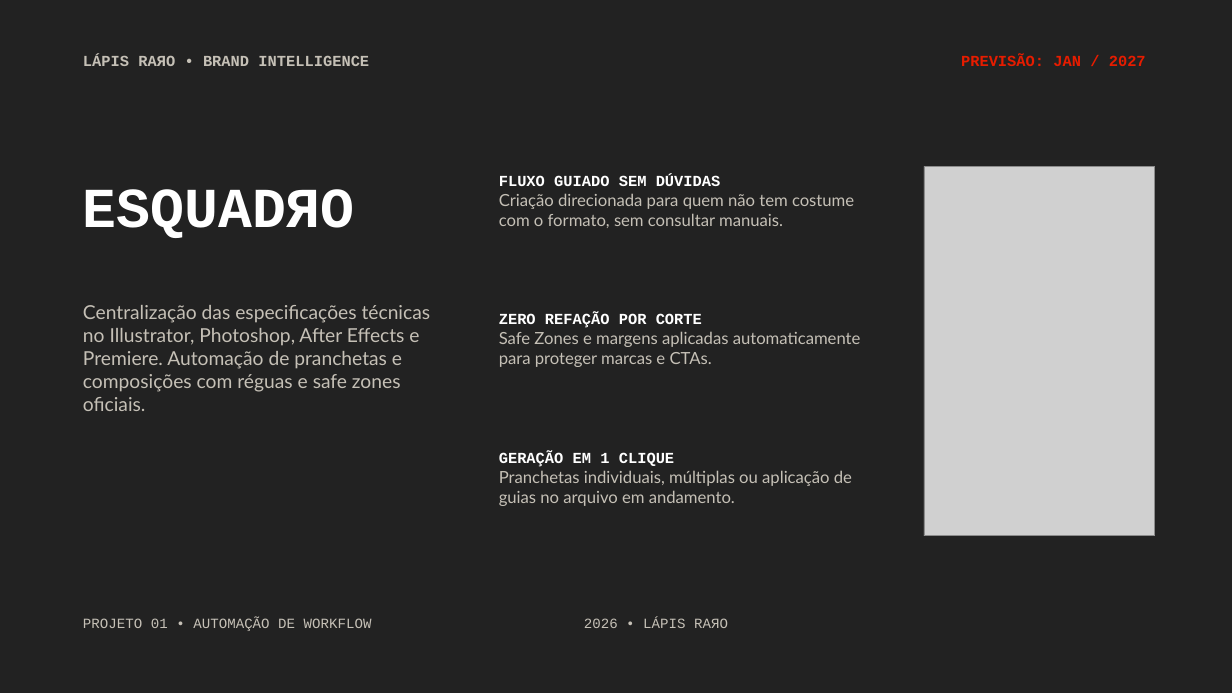
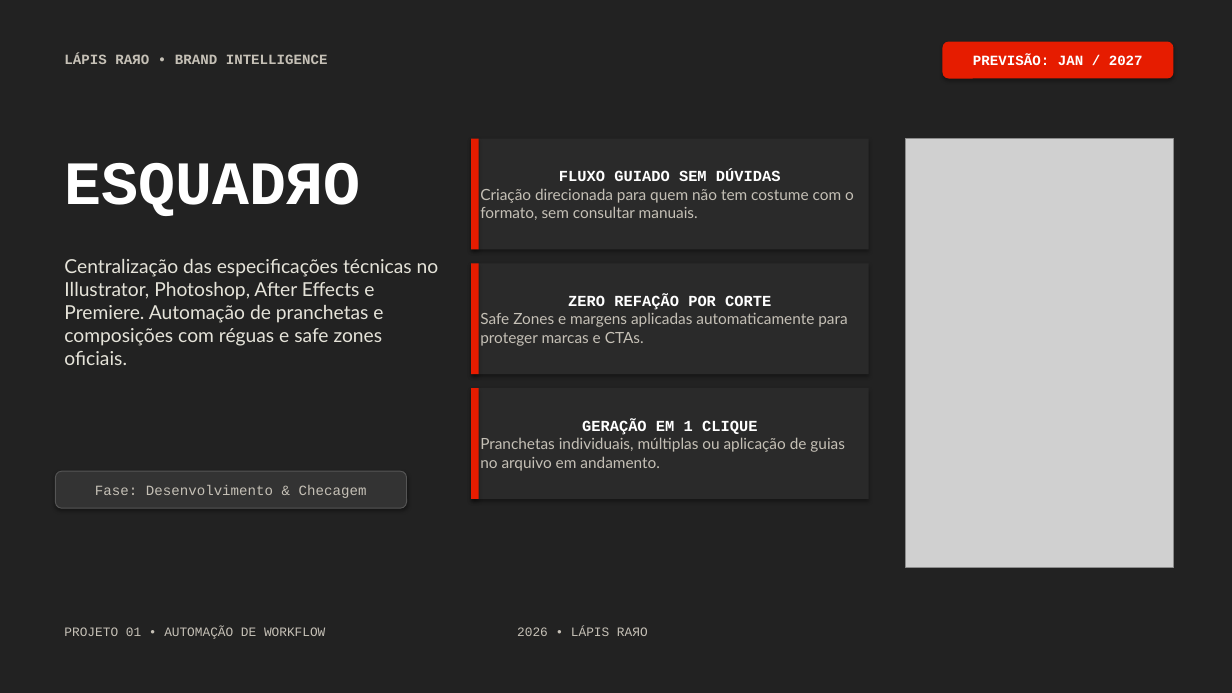
Before and after one commit to quenhegabi/esquadro-preview, a slide deck: slide 1 of slide_esquadro.pptx. Drawn at 1232x693 pixels with LibreOffice and Linux fonts; fonts in the diff are those of the drawing; grey boxes stand for pictures. Boxes give left, top, right and bottom in pixels: in the first picture for what was removed or moved away, otherwise in the second. Text is boxed around its words. In the diff, an @@ line names an element or a change of style, - is before the commit and + after.

Commit message:
Update PPTX: Add card background blocks, red accent borders, and phase badge matching PNG layout

```diff
--- a/slide_esquadro.pptx
+++ b/slide_esquadro.pptx
@@ text "LÁPIS RAЯO • BRAND INTELLIGENCE": place and size @@
-text "LÁPIS RAЯO • BRAND INTELLIGENCE" at [83, 54, 369, 66]
+text "LÁPIS RAЯO • BRAND INTELLIGENCE" at [64, 54, 328, 64]
@@ text "LÁPIS RAЯO • BRAND INTELLIGENCE" at [64, 54, 328, 64]: size 12 to 11 pt @@
@@ rounded rectangle "PREVISÃO: JAN / 2027": place and size @@
-rounded rectangle "PREVISÃO: JAN / 2027" at [961, 54, 1146, 66]
+rounded rectangle "PREVISÃO: JAN / 2027" at [943, 42, 1174, 79]
@@ rounded rectangle "PREVISÃO: JAN / 2027" at [943, 42, 1174, 79]: size 12 to 11 pt, text colour #E61C00 to #FFFFFF; alignment right to centre; vertical alignment top to middle; fill none to #E61C00; shadow on @@
@@ text "ESQUADЯO": place and size @@
-text "ESQUADЯO" at [83, 189, 354, 238]
+text "ESQUADЯO" at [64, 163, 360, 216]
@@ text "ESQUADЯO" at [64, 163, 360, 216]: size 44 to 48 pt @@
@@ rectangle "FLUXO GUIADO SEM DÚVIDAS": place and size @@
-rectangle "FLUXO GUIADO SEM DÚVIDAS" at [499, 174, 854, 228]
+rectangle "FLUXO GUIADO SEM DÚVIDAS" at [471, 139, 869, 250]
@@ rectangle "FLUXO GUIADO SEM DÚVIDAS" at [471, 139, 869, 250]: size 13 to 12 pt in "Criação direcionada para quem não tem costume ..."; alignment left to centre; vertical alignment top to middle; fill none to #2A2A2A; shadow on @@
@@ rectangle added at [471, 139, 479, 250], fill #E61C00 @@
@@ picture: place and size @@
-picture at [924, 166, 1155, 536]
+picture at [906, 139, 1174, 567]
@@ text "Centralização das especificações técnicas no ...": place and size @@
-text "Centralização das especificações técnicas no ..." at [83, 305, 431, 411]
+text "Centralização das especificações técnicas no ..." at [64, 259, 439, 365]
@@ text "Centralização das especificações técnicas no ..." at [64, 259, 439, 365]: text colour #C5C0B6 to #E5E3D9 @@
@@ rectangle "ZERO REFAÇÃO POR CORTE": place and size @@
-rectangle "ZERO REFAÇÃO POR CORTE" at [499, 313, 861, 367]
+rectangle "ZERO REFAÇÃO POR CORTE" at [471, 263, 869, 374]
@@ rectangle "ZERO REFAÇÃO POR CORTE" at [471, 263, 869, 374]: size 13 to 12 pt in "Safe Zones e margens aplicadas automaticamente para ..."; alignment left to centre; vertical alignment top to middle; fill none to #2A2A2A; shadow on @@
@@ rectangle added at [471, 263, 479, 374], fill #E61C00 @@
@@ rectangle "GERAÇÃO EM 1 CLIQUE": place and size @@
-rectangle "GERAÇÃO EM 1 CLIQUE" at [499, 452, 852, 506]
+rectangle "GERAÇÃO EM 1 CLIQUE" at [471, 388, 869, 499]
@@ rectangle "GERAÇÃO EM 1 CLIQUE" at [471, 388, 869, 499]: size 13 to 12 pt in "Pranchetas individuais, múltiplas ou aplicação de guias ..."; alignment left to centre; vertical alignment top to middle; fill none to #2A2A2A; shadow on @@
@@ rectangle added at [471, 388, 479, 499], fill #E61C00 @@
@@ rounded rectangle added at [55, 471, 407, 508], fill #333333, outline #555555 0.75 pt, 11 pt, text #C5C0B6 @@
+Fase: Desenvolvimento & Checagem
@@ text "PROJETO 01 • AUTOMAÇÃO DE ...": place and size @@
-text "PROJETO 01 • AUTOMAÇÃO DE ..." at [83, 618, 728, 631]
+text "PROJETO 01 • AUTOMAÇÃO DE ..." at [64, 627, 648, 639]
@@ text "PROJETO 01 • AUTOMAÇÃO DE ..." at [64, 627, 648, 639]: size 11 to 10 pt @@
```
Also in this commit, not shown: 1 other file.
